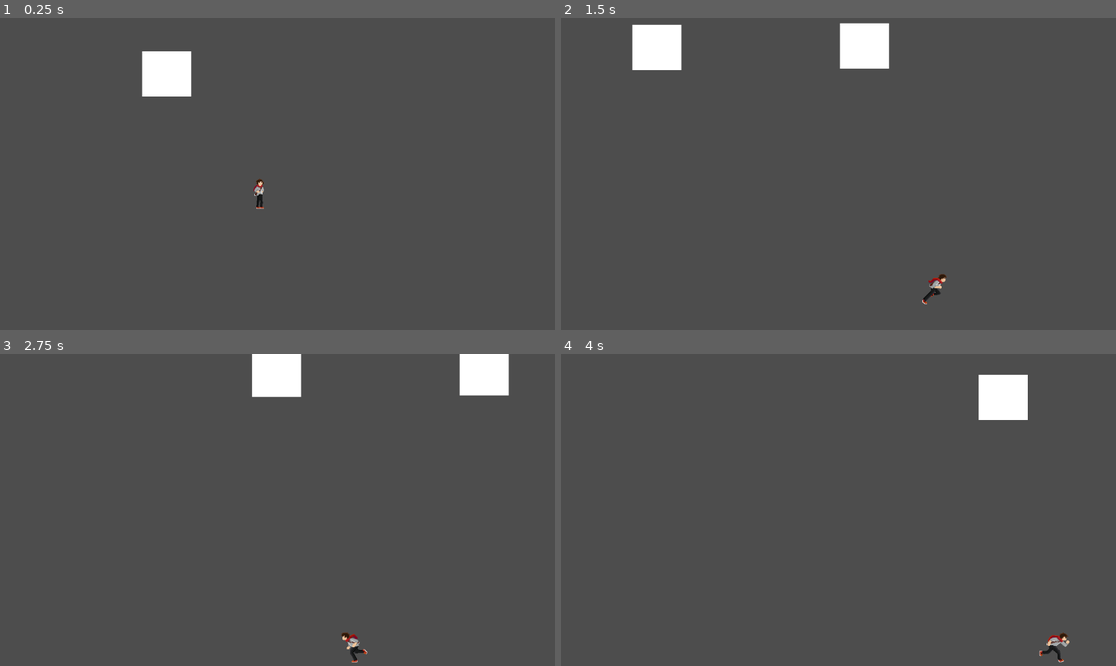
Above: before the commit, frames 1-4 (two rows, left to right).
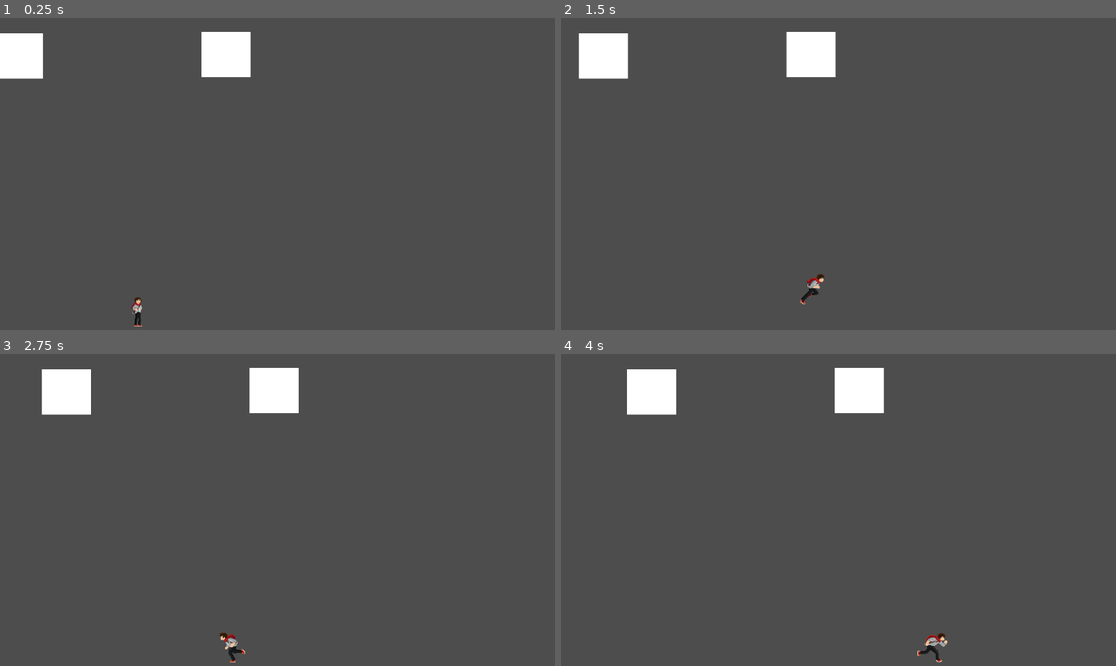
Above: after the commit, the same moments.

Repository: GuilhermeBisse/Tower-of-Death
Game: Godot game, scene res://Scenes/boss_room.tscn
Two runs of this game, one before a commit and one after it. Both use one fixed random seed, a clock stepped at 60 frames per second and the inputs below. This scene is started directly instead of the project's main scene.
Inputs:
- Up to frame 1 (0.25 s): no input
- Up to frame 2 (1.5 s): hold D (right) from 0.53 s (still down); tap J (attack) at 0.6, 1.35 s; tap Space (jump) at 0.77 s
- Up to frame 3 (2.75 s): tap Space (jump) at 1.52 s; release D (right) at 2.03 s; hold A (left) from 2.03 s (still down); tap J (attack) at 2.1 s
- Up to frame 4 (4 s): release A (left) at 2.78 s; hold D (right) from 2.78 s (still down); tap J (attack) at 2.85, 3.6 s; tap Space (jump) at 3.02, 3.77 s

The runs differ from the first frame. In frame 1, 4.0% of the frame differs, in the area x 0-48%, y 4-99%; in frame 2, 5.6%, in the area x 3-70%, y 1-92%; in frame 3, 3.8%; in frame 4, 4.3%.

Commit message:
Movements fixed - a new strategy to idle

Diff:
--- a/Prefabs/first_boss.gd
+++ /dev/null
@@ -1,4 +0,0 @@
-extends Node2D
-
-func _ready():
-	set_physics_process(false)
--- a/Prefabs/first_boss.tscn
+++ b/Prefabs/first_boss.tscn
@@ -1,21 +1,41 @@
-[gd_scene load_steps=17 format=3 uid="uid://ov7ad3qfr5xd"]
-
+[gd_scene load_steps=18 format=3 uid="uid://ov7ad3qfr5xd"]
+
+[ext_resource type="Script" path="res://Scripts/first_boss.gd" id="1_5jpeh"]
 [ext_resource type="Script" path="res://Scripts/state.gd" id="1_5v5qb"]
-[ext_resource type="Script" path="res://Prefabs/first_boss.gd" id="1_eswcn"]
-[ext_resource type="Script" path="res://FiniteStateMachine.gd" id="1_qq1eb"]
-[ext_resource type="Script" path="res://Prefabs/Idle.gd" id="2_mfagn"]
-[ext_resource type="Script" path="res://Prefabs/AttackTimer.gd" id="4_2675q"]
-[ext_resource type="Script" path="res://Prefabs/SincPunch.gd" id="4_lrd34"]
+[ext_resource type="Script" path="res://Scripts/FiniteStateMachine.gd" id="2_1c10y"]
+[ext_resource type="Script" path="res://Scripts/Idle.gd" id="3_q53aw"]
+[ext_resource type="Script" path="res://SincPunch.gd" id="4_e68tk"]
 [ext_resource type="Animation" uid="uid://51e6u8co5oqe" path="res://RightPunch.res" id="5_opkhw"]
+[ext_resource type="Script" path="res://Scripts/AttackTimer.gd" id="6_qte1e"]
+
+[sub_resource type="RectangleShape2D" id="RectangleShape2D_o8p7p"]
+size = Vector2(100, 528)
 
 [sub_resource type="RectangleShape2D" id="RectangleShape2D_hhqj6"]
 size = Vector2(101, 96)
 
-[sub_resource type="RectangleShape2D" id="RectangleShape2D_o8p7p"]
-size = Vector2(100, 528)
+[sub_resource type="RectangleShape2D" id="RectangleShape2D_eh0n2"]
+size = Vector2(112, 103)
 
 [sub_resource type="RectangleShape2D" id="RectangleShape2D_m131q"]
 size = Vector2(99, 96.5)
+
+[sub_resource type="Animation" id="Animation_lo370"]
+resource_name = "Idle"
+length = 4.2
+loop_mode = 2
+tracks/0/type = "value"
+tracks/0/imported = false
+tracks/0/enabled = true
+tracks/0/path = NodePath(".:position")
+tracks/0/interp = 1
+tracks/0/loop_wrap = true
+tracks/0/keys = {
+"times": PackedFloat32Array(0, 0.4, 0.8, 1.2, 1.6, 2.1, 2.5, 2.9, 3.3, 3.7, 4.1),
+"transitions": PackedFloat32Array(1, 1, 1, 1, 1, 1, 1, 1, 1, 1, 1),
+"update": 0,
+"values": [Vector2(0, 0), Vector2(204, 64), Vector2(265, 10), Vector2(329, -61), Vector2(439, -4), Vector2(539, 60), Vector2(724, -97), Vector2(824, -1), Vector2(902, 49), Vector2(1066, 67), Vector2(1152, -8)]
+}
 
 [sub_resource type="Animation" id="Animation_qtwvj"]
 resource_name = "LeftPunchTest"
@@ -85,7 +105,7 @@
 "times": PackedFloat32Array(0, 0.7, 1.1, 1.2, 1.3, 1.4, 1.5, 2.5, 5),
 "transitions": PackedFloat32Array(1, 12.996, 1, 1, 1, 1, 1, 1, 1),
 "update": 0,
-"values": [Vector2(0, 0), Vector2(-40, -200), Vector2(-50, 0), Vector2(-70, 350), Vector2(-20, 700), Vector2(-20, 670), Vector2(-20, 700), Vector2(-20, 700), Vector2(0, 0)]
+"values": [Vector2(0, 0), Vector2(-40, -200), Vector2(-50, 0), Vector2(-70, 167), Vector2(-20, 517), Vector2(-20, 497), Vector2(-20, 517), Vector2(-20, 517), Vector2(0, 0)]
 }
 tracks/1/type = "value"
 tracks/1/imported = false
@@ -97,24 +117,7 @@
 "times": PackedFloat32Array(0, 0.7, 1.1, 1.2001, 1.3, 1.4, 1.5, 2.5, 5),
 "transitions": PackedFloat32Array(1, 12.996, 1, 1, 1, 1, 1, 1, 1),
 "update": 0,
-"values": [Vector2(0, 0), Vector2(40, -200), Vector2(50, 0), Vector2(70, 350), Vector2(20, 700), Vector2(20, 670), Vector2(20, 700), Vector2(20, 700), Vector2(0, 0)]
-}
-
-[sub_resource type="Animation" id="Animation_lo370"]
-resource_name = "Idle"
-length = 4.2
-loop_mode = 2
-tracks/0/type = "value"
-tracks/0/imported = false
-tracks/0/enabled = true
-tracks/0/path = NodePath(".:position")
-tracks/0/interp = 1
-tracks/0/loop_wrap = true
-tracks/0/keys = {
-"times": PackedFloat32Array(0, 0.4, 0.8, 1.2, 1.6, 2.1, 2.5, 2.9, 3.3, 3.7, 4.1),
-"transitions": PackedFloat32Array(1, 1, 1, 1, 1, 1, 1, 1, 1, 1, 1),
-"update": 0,
-"values": [Vector2(0, 0), Vector2(204, 64), Vector2(265, 10), Vector2(329, -61), Vector2(439, -4), Vector2(539, 60), Vector2(724, -97), Vector2(824, -1), Vector2(902, 49), Vector2(1066, 67), Vector2(1152, -8)]
+"values": [Vector2(0, 0), Vector2(40, -200), Vector2(50, 0), Vector2(70, 167), Vector2(20, 517), Vector2(20, 497), Vector2(20, 517), Vector2(20, 517), Vector2(0, 0)]
 }
 
 [sub_resource type="AnimationLibrary" id="AnimationLibrary_u0eui"]
@@ -132,12 +135,18 @@
 }
 
 [node name="FirstBoss" type="Node2D"]
-script = ExtResource("1_eswcn")
+script = ExtResource("1_5jpeh")
 
 [node name="Left_Hand" type="RigidBody2D" parent="."]
 gravity_scale = 0.0
 lock_rotation = true
 freeze = true
+
+[node name="LeftDetector" type="Area2D" parent="Left_Hand"]
+
+[node name="CollisionShape2D" type="CollisionShape2D" parent="Left_Hand/LeftDetector"]
+position = Vector2(-210, 392)
+shape = SubResource("RectangleShape2D_o8p7p")
 
 [node name="ColorRect" type="ColorRect" parent="Left_Hand"]
 offset_left = -263.0
@@ -151,12 +160,12 @@
 shape = SubResource("RectangleShape2D_hhqj6")
 debug_color = Color(0.932424, 0.231302, 0.311413, 0.42)
 
-[node name="RightDetector2" type="Area2D" parent="Left_Hand/CollisionShape2D"]
-position = Vector2(213, -79)
-
-[node name="CollisionShape2D" type="CollisionShape2D" parent="Left_Hand/CollisionShape2D/RightDetector2"]
-position = Vector2(-210, 392)
-shape = SubResource("RectangleShape2D_o8p7p")
+[node name="Hitbox" type="Area2D" parent="Left_Hand"]
+
+[node name="CollisionShape2D" type="CollisionShape2D" parent="Left_Hand/Hitbox"]
+position = Vector2(-212, 77.5)
+shape = SubResource("RectangleShape2D_eh0n2")
+debug_color = Color(0.998734, 0, 0.134077, 0.42)
 
 [node name="Right_Hand" type="RigidBody2D" parent="."]
 gravity_scale = 0.0
@@ -181,14 +190,21 @@
 position = Vector2(222, 390)
 shape = SubResource("RectangleShape2D_o8p7p")
 
+[node name="Hitbox2" type="Area2D" parent="Right_Hand"]
+
+[node name="CollisionShape2D" type="CollisionShape2D" parent="Right_Hand/Hitbox2"]
+position = Vector2(218, 72)
+shape = SubResource("RectangleShape2D_eh0n2")
+debug_color = Color(0.998734, 0, 0.134077, 0.42)
+
 [node name="FiniteStateMachine" type="Node2D" parent="."]
-script = ExtResource("1_qq1eb")
+script = ExtResource("2_1c10y")
 
 [node name="Idle" type="Node2D" parent="FiniteStateMachine"]
-script = ExtResource("2_mfagn")
+script = ExtResource("3_q53aw")
 
 [node name="SincPunch" type="Node2D" parent="FiniteStateMachine"]
-script = ExtResource("4_lrd34")
+script = ExtResource("4_e68tk")
 
 [node name="RightPunch" type="Node2D" parent="FiniteStateMachine"]
 script = ExtResource("1_5v5qb")
@@ -205,15 +221,16 @@
 [node name="AttackTimer" type="Timer" parent="."]
 wait_time = 4.338
 autostart = true
-script = ExtResource("4_2675q")
+script = ExtResource("6_qte1e")
 
 [node name="AnimationPlayer" type="AnimationPlayer" parent="."]
 libraries = {
 "": SubResource("AnimationLibrary_u0eui"),
 "MyLibrary": SubResource("AnimationLibrary_mtqvn")
 }
-autoplay = "Idle"
-
+
+[connection signal="area_entered" from="Left_Hand/LeftDetector" to="." method="_on_left_detector_area_entered"]
+[connection signal="area_entered" from="Right_Hand/RightDetector" to="." method="_on_right_detector_area_entered"]
 [connection signal="timeout" from="AttackTimer" to="FiniteStateMachine/Idle" method="_on_attack_timer_timeout"]
 [connection signal="timeout" from="AttackTimer" to="AttackTimer" method="_on_timeout"]
 [connection signal="animation_finished" from="AnimationPlayer" to="FiniteStateMachine/SincPunch" method="_on_animation_player_animation_finished"]
--- a/Scenes/boss_room.tscn
+++ b/Scenes/boss_room.tscn
@@ -1,10 +1,27 @@
-[gd_scene load_steps=4 format=3 uid="uid://d4coijn8kr066"]
+[gd_scene load_steps=6 format=3 uid="uid://d4coijn8kr066"]
 
 [ext_resource type="PackedScene" uid="uid://ov7ad3qfr5xd" path="res://Prefabs/first_boss.tscn" id="1_aymlm"]
 [ext_resource type="PackedScene" uid="uid://bgsoxr6nsjbrr" path="res://Prefabs/player.tscn" id="2_tkrer"]
 
 [sub_resource type="WorldBoundaryShape2D" id="WorldBoundaryShape2D_0nvh7"]
 distance = -642.0
+
+[sub_resource type="GDScript" id="GDScript_qam0w"]
+script/source = "extends Area2D
+
+
+# Called when the node enters the scene tree for the first time.
+func _ready():
+	pass # Replace with function body.
+
+
+# Called every frame. 'delta' is the elapsed time since the previous frame.
+func _process(delta):
+	pass
+"
+
+[sub_resource type="RectangleShape2D" id="RectangleShape2D_voi4g"]
+size = Vector2(72.5, 656)
 
 [node name="BossRoom" type="Node2D"]
 
@@ -17,4 +34,19 @@
 [node name="FirstBoss" parent="." instance=ExtResource("1_aymlm")]
 
 [node name="player" parent="." instance=ExtResource("2_tkrer")]
-position = Vector2(536, 327)
+position = Vector2(283, 642)
+
+[node name="RightLimit" type="Area2D" parent="."]
+position = Vector2(1148, 0)
+script = SubResource("GDScript_qam0w")
+
+[node name="CollisionShape2D" type="CollisionShape2D" parent="RightLimit"]
+position = Vector2(45, 332)
+shape = SubResource("RectangleShape2D_voi4g")
+
+[node name="LeftLimit" type="Area2D" parent="."]
+position = Vector2(-3, -7)
+
+[node name="CollisionShape2D" type="CollisionShape2D" parent="LeftLimit"]
+position = Vector2(-27, 339)
+shape = SubResource("RectangleShape2D_voi4g")
--- a/Prefabs/AttackTimer.gd
+++ b/Scripts/AttackTimer.gd
@@ -8,4 +8,4 @@
 
 func _on_timeout():
 	print("boss attack!")
-	wait_time = rng.randi_range(0,3)
+	wait_time = rng.randi_range(10,20)
--- a/Prefabs/Idle.gd
+++ b/Scripts/Idle.gd
@@ -2,10 +2,9 @@
 @onready var animation_player = $"../../AnimationPlayer"
 
 var is_attacking = false
-
 func enter():
 	super.enter()
-	animation_player.play("Idle")
+	owner.set_physics_process(true)
 
 func _on_attack_timer_timeout():
 	is_attacking = true
--- /dev/null
+++ b/Scripts/first_boss.gd
@@ -0,0 +1,19 @@
+extends Node2D
+var direction : Vector2
+var speed = 1000
+func _ready():
+	#set_physics_process(false)
+	direction.x = 1
+
+
+func _on_right_detector_area_entered(area):
+	if area.get_name() == "RightLimit":
+		direction.x = -1
+
+
+func _on_left_detector_area_entered(area):
+	if area.get_name() == "LeftLimit":
+		direction.x = 1
+
+func _physics_process(delta):
+	position += direction * speed * delta
--- a/Prefabs/SincPunch.gd
+++ b/SincPunch.gd
@@ -8,7 +8,7 @@
 
 func exit():
 	super.exit()
-	owner.set_physics_process(false)
+	#owner.set_physics_process(false)
 
 func transition():
 	if attack_finished:
Renamed: FiniteStateMachine.gd -> Scripts/FiniteStateMachine.gd
